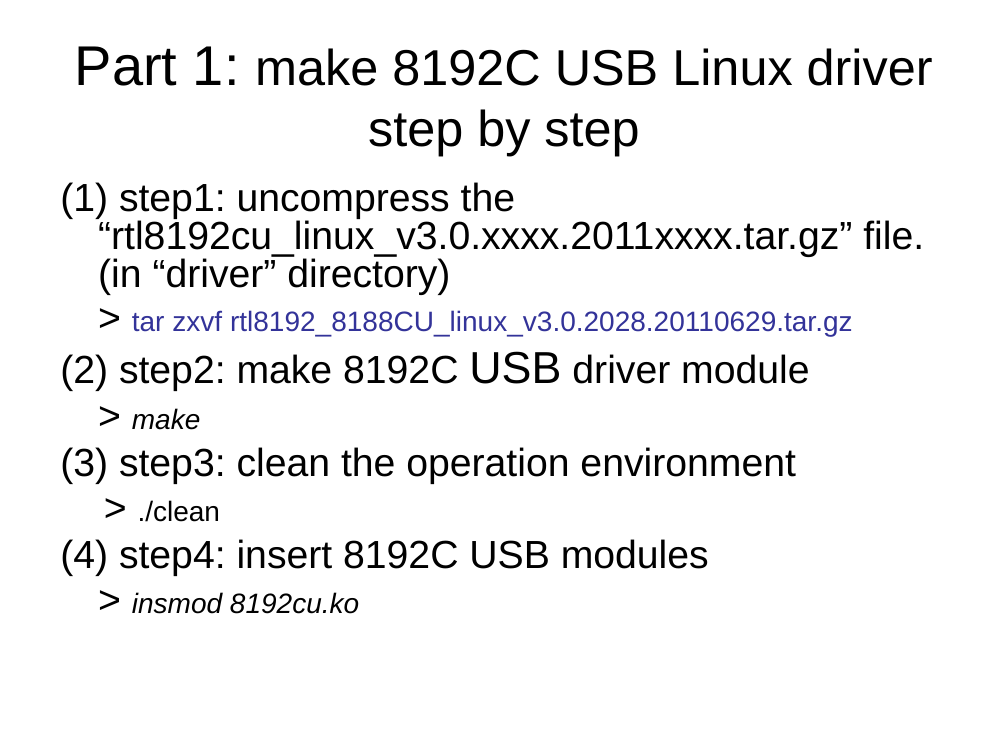
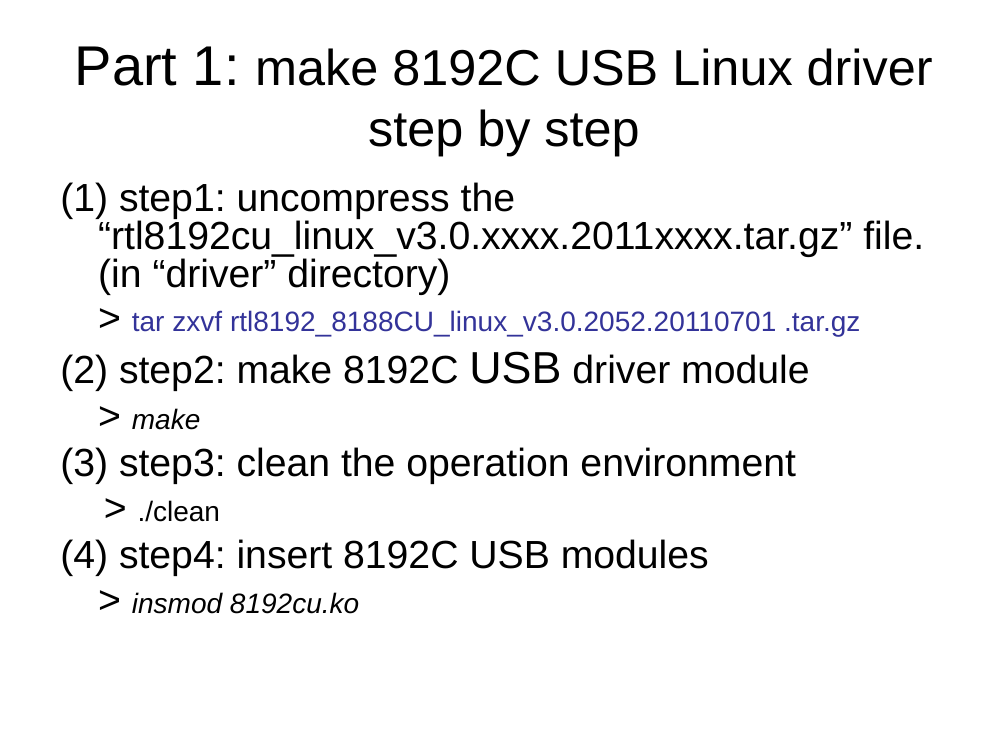
Before and after one commit to rettichschnidi/realtek-linux-RTL8188C_8192C-history, a slide deck: slide 6 of document/RTL8192C_usb_quick_installation_guide.ppt. Drawn at 1008x756 pixels with LibreOffice and Linux fonts; fonts in the diff are those of the drawing. Boxes give left, top, right and bottom in pixels: in the first picture for what was removed or moved away, otherwise in the second. Text is boxed around its words. In the diff, an @@ line names an element or a change of style, - is before the commit and + after.

```diff
--- a/document/RTL8192C_usb_quick_installation_guide.ppt
+++ b/document/RTL8192C_usb_quick_installation_guide.ppt
@@ text at <box>132,310,860,336</box>: text changed @@
-> tar zxvf rtl8192_8188CU_linux_v3.0.2028.20110629.tar.gz
+> tar zxvf rtl8192_8188CU_linux_v3.0.2052.20110701 .tar.gz
```
Also in this commit, not shown: 5 other files.
